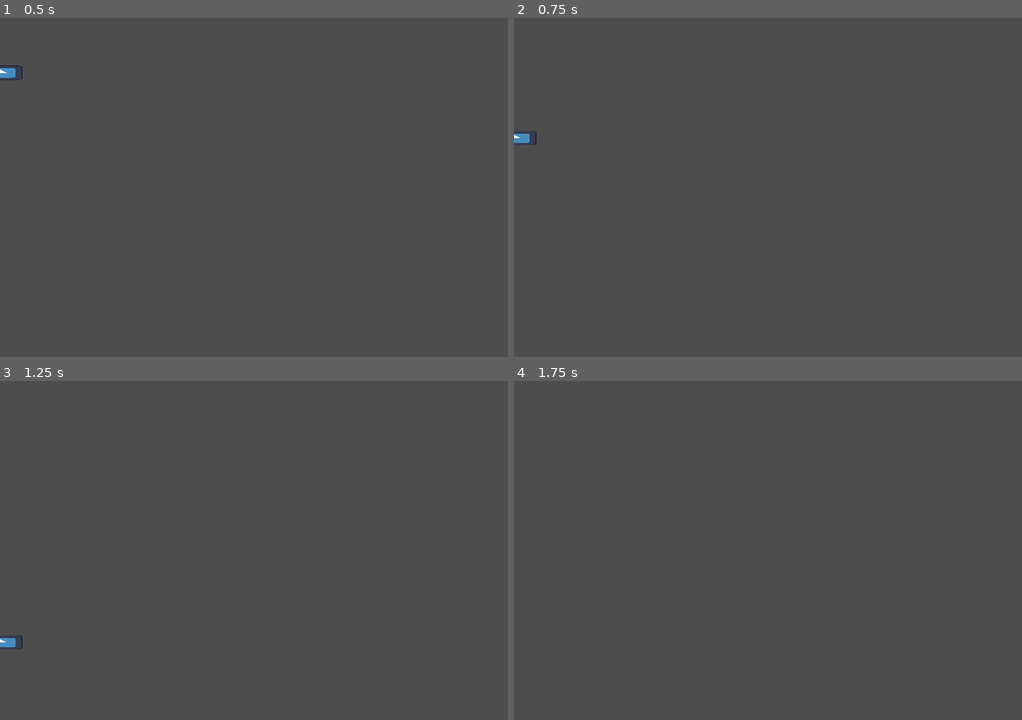
Above: before the commit, frames 1-4 (two rows, left to right).
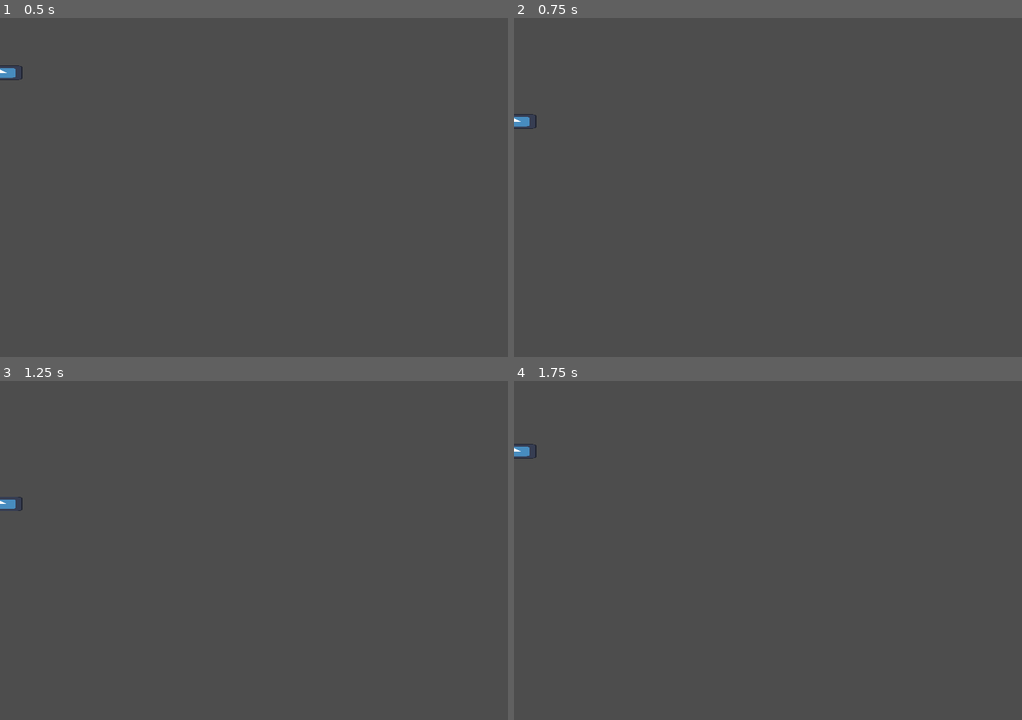
Above: after the commit, the same moments.

Repository: KreaeTerra/Proppy-Plane
Game: Godot game, scene res://scenes/plane.tscn
Two runs of this game, one before a commit and one after it. Both use one fixed random seed, a clock stepped at 60 frames per second and the inputs below. This scene is started directly instead of the project's main scene. The engine's default icon, where the game draws it, is replaced by a stand-in: a white triangle on a blue panel in a dark square.
Inputs:
- Up to frame 1 (0.5 s): no input
- Up to frame 2 (0.75 s): hold Up (ui_up) from 0.53 s (still down)
- Up to frame 3 (1.25 s): keep holding Up (ui_up)
- Up to frame 4 (1.75 s): keep holding Up (ui_up)

Frame 1 is identical in both runs. In frame 2, 0.2% of the frame differs, in the area x 0-5%, y 28-38%; in frame 3, 0.2%; in frame 4, 0.1%.

Commit message:
Add the ability to lift to the player and set some limits

Diff:
--- a/scenes/plane.tscn
+++ b/scenes/plane.tscn
@@ -8,6 +8,8 @@
 
 [node name="Plane" type="CharacterBody2D"]
 script = ExtResource("1_jfe4y")
+lift_force = -20
+maximum_lift_speed = -155
 
 [node name="Sprite" type="Sprite2D" parent="."]
 scale = Vector2(0.5, 0.16)
--- a/scripts/plane.gd
+++ b/scripts/plane.gd
@@ -4,8 +4,13 @@
 @export var gravity : int = 10
 @export var terminal_velocity : int = 400
 
+@export var lift_force : int = -30
+@export var maximum_lift_speed : int = -100
+
 func _process(delta):
 	var direction = Input.get_axis("ui_left", "ui_right")
+	if Input.is_action_pressed("ui_up") and velocity.y > maximum_lift_speed:
+		velocity.y += lift_force
 	velocity.x = direction * speed
 	print("vertical speed " , velocity.y)
 	if velocity.y < terminal_velocity:
